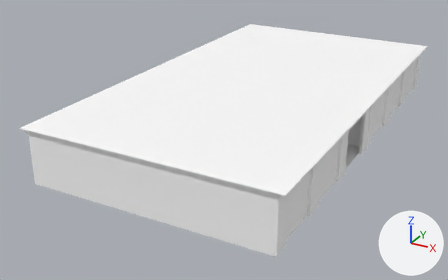
The FBX model Assets/Garage/Garage.fbx as it was, and as the next commit left it.
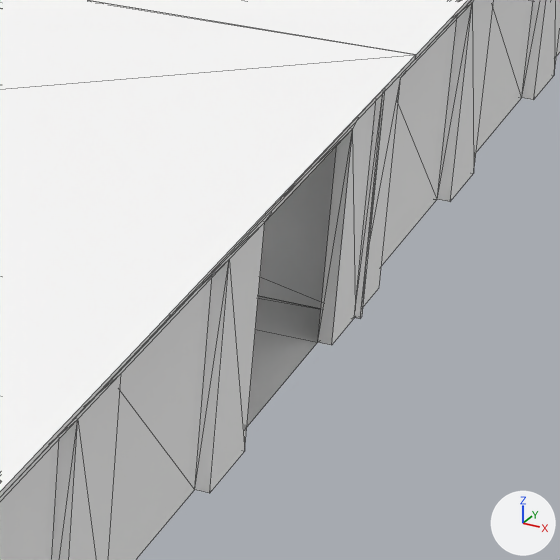
There are two pictures of each version: one whole from a 50 mm lens placed at (13.2, -28.0, 12.7), pointed at (-1.3, -1.6, -0.4), one close up on the part from 67% to 90% of the width and 31% to 70% of the height. The axes (+X, +Y, +Z) are drawn at lower right. The lights are the same throughout. The close-ups show mesh edges as thin lines. Where no turn or scale is listed for an object, it has been applied to the vertices.
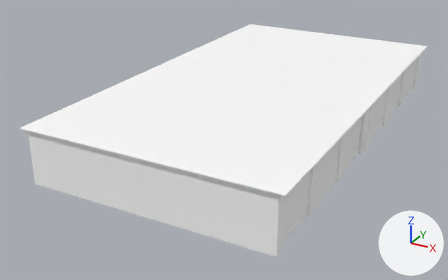
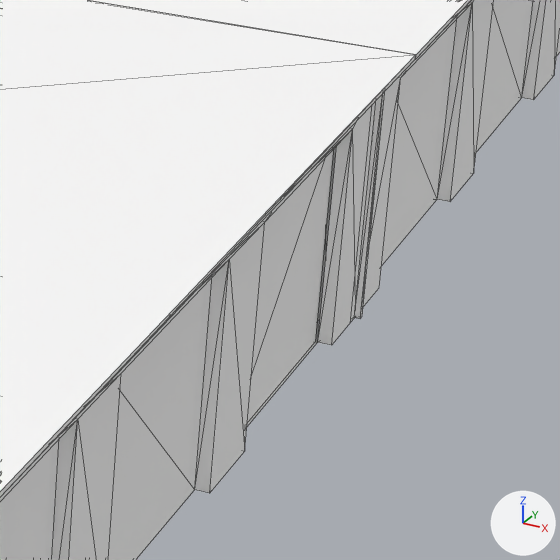
Where the newer file only moved an object's origin or applied its transform, the numbers keep the older frame.

The change, as JSON lines over the scene's bpy script:
```json
{"block": "me_mesh", "where": "# used by ob_object001; location = (0.0, 0.0, 1.33)"}
{"block": "me_mesh", "where": "# verts and faces of me_mesh; kept vertices keep their numbers, new ones are numbered from 152"}
{"block": "me_mesh", "where": "# before: 1 (5.8, 0.0, 1.1), 2 (-5.8, 0.0, 1.1), 6 (5.8, 0.0, -1.3), 29 (-5.8, 0.0, -1.3)"}
{"op": "remove", "block": "me_mesh", "code": "me_mesh.from_pydata(...)  # 152 vertices, 274 faces; spans x -6.1..6.1, y -10.9..10.9, z -1.3..1.3"}
{"op": "add", "block": "me_mesh", "code": "me_mesh.from_pydata(...)  # 216 vertices, 352 faces; spans x -6.1..6.1, y -10.9..10.9, z -1.3..1.3"}
{"block": "me_mesh", "change": "me_mesh part 1: a new loose piece of 28 vertices spanning x 5.5..5.7, y -10.7..0.0, z -1.3..1.1, in mat_01___default (its picture is missing)"}
{"block": "me_mesh", "change": "me_mesh part 2"}
{"op": "add", "block": "me_mesh", "code": "delete_faces([(1, 6, 2), (2, 6, 29)])"}
{"op": "add", "block": "me_mesh", "code": "verts[152] = (-5.8, -0.2, 1.1)"}
{"op": "add", "block": "me_mesh", "code": "verts[153] = (-5.8, -0.2, -1.3)"}
{"op": "add", "block": "me_mesh", "code": "verts[154] = (-5.8, -10.6, 1.1)"}
{"op": "add", "block": "me_mesh", "code": "verts[155] = (-5.8, -10.6, -1.3)"}
{"op": "add", "block": "me_mesh", "code": "for new, old in zip([*range(156, 160)], [*range(152, 156)]): verts[new] = verts[old] + (11.6, 0.0, 0.0)"}
{"op": "add", "block": "me_mesh", "code": "faces += [(152, 156, 157), (152, 157, 153), (154, 158, 159), (154, 159, 155)]"}
```

Pixel boxes (x1, y1, x2, y2) of what changed, in the close-ups (560 x 560 px):
```json
{"part": 1, "of": "me_mesh", "change": "added", "after": [247, 147, 336, 423]}
{"part": 2, "of": "me_mesh", "change": "built on", "before": [258, 147, 336, 309]}
```
